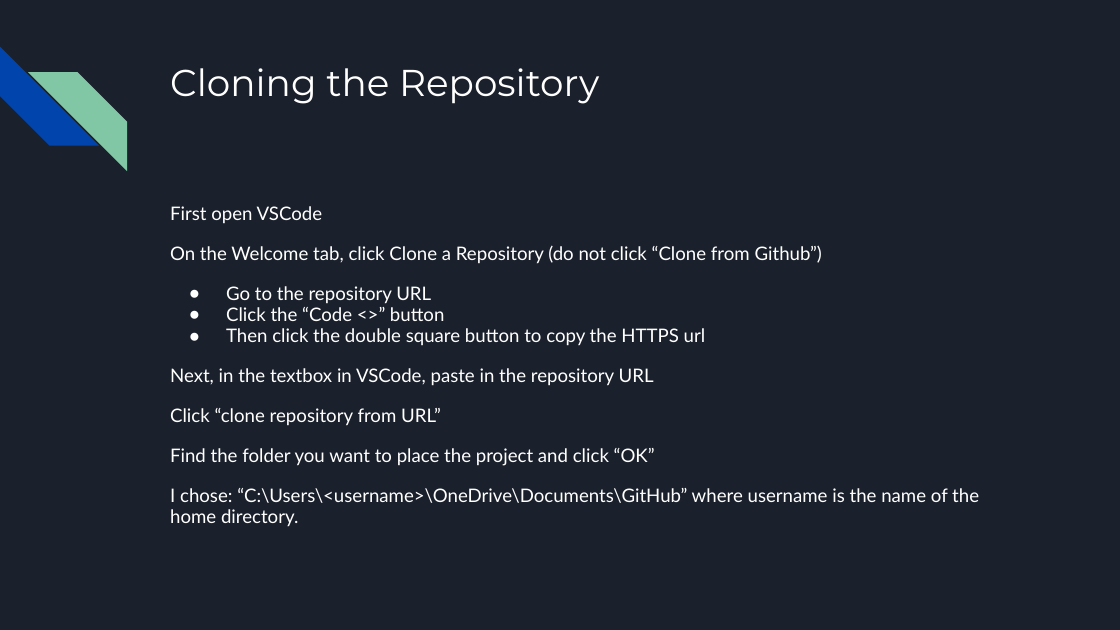
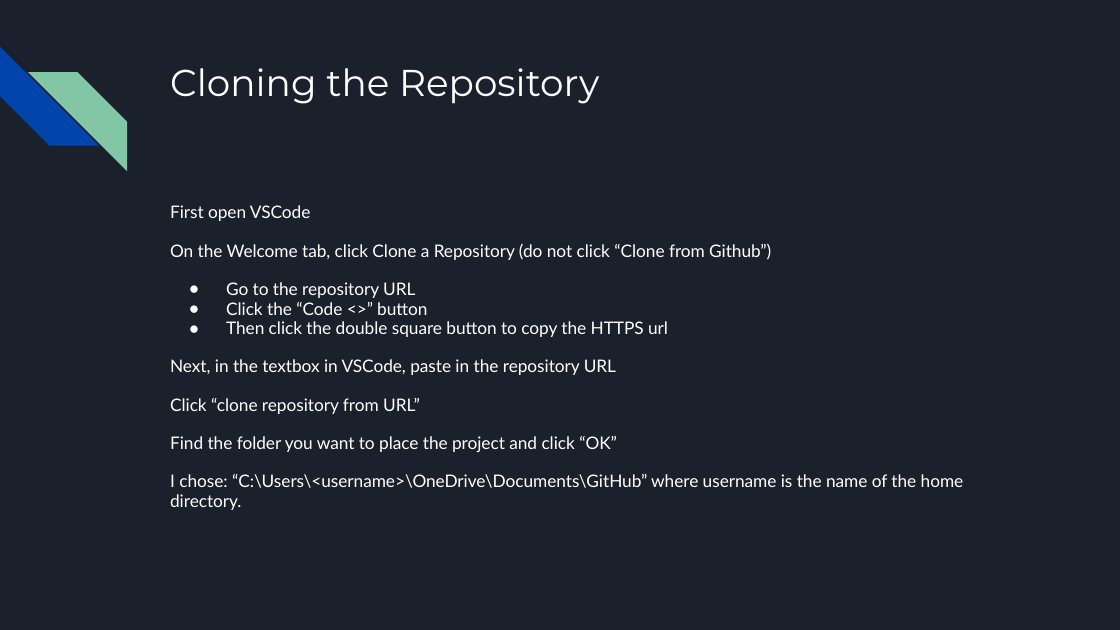
Before and after one commit to sideOfLentils/polygon-plots, a slide deck: slide 24 of Git & Github Tutorial.pptx. Drawn at 1120x630 pixels with LibreOffice and Linux fonts; fonts in the diff are those of the drawing. Boxes give left, top, right and bottom in pixels: in the first picture for what was removed or moved away, otherwise in the second. Text is boxed around its words. In the diff, an @@ line names an element or a change of style, - is before the commit and + after.

```diff
--- a/Git & Github Tutorial.pptx
+++ b/Git & Github Tutorial.pptx
@@ text "First open VSCode" at [170, 205, 964, 510]: size 12 to 11.1 pt @@
```
Also in this commit, not shown: 5 other slides changed.
